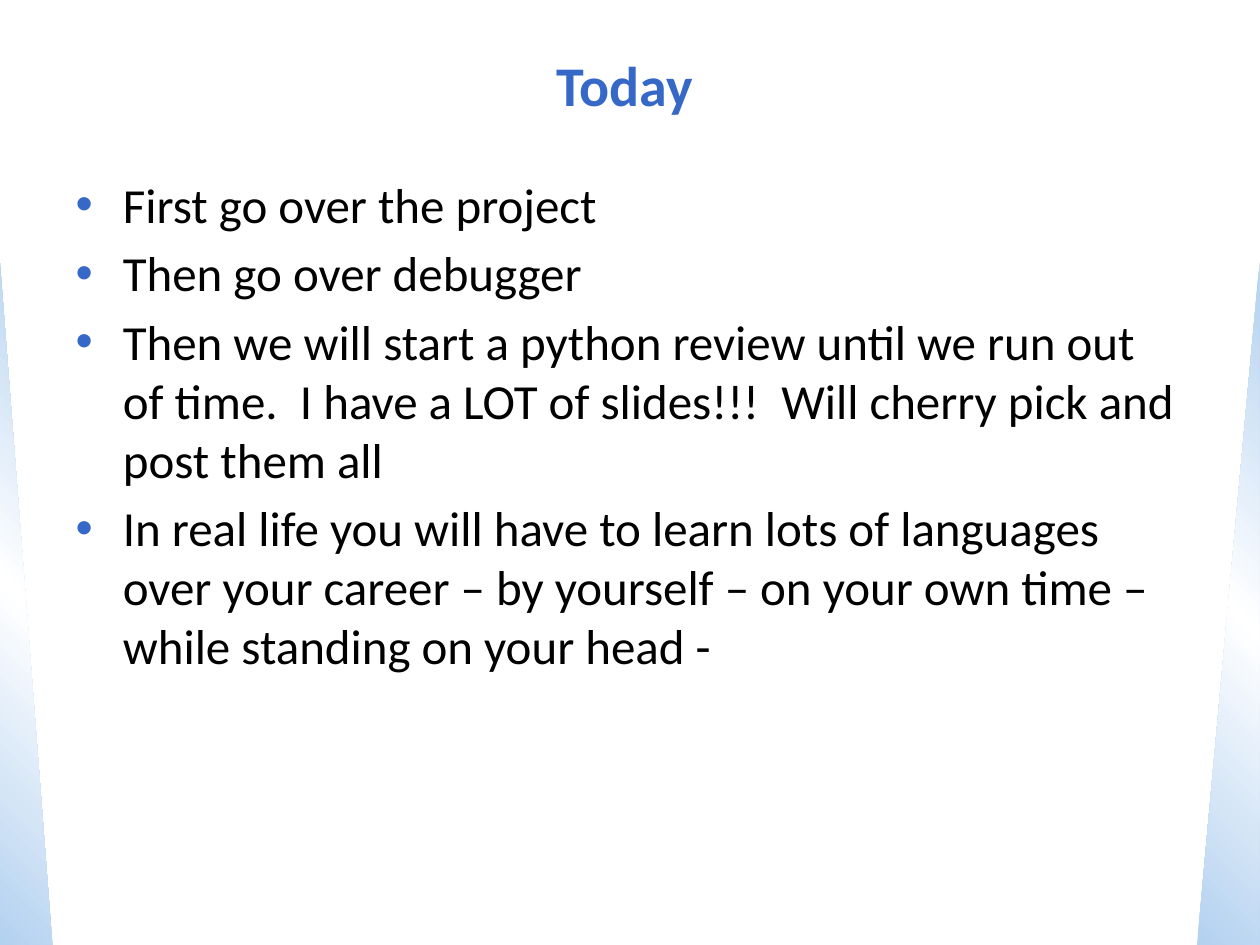
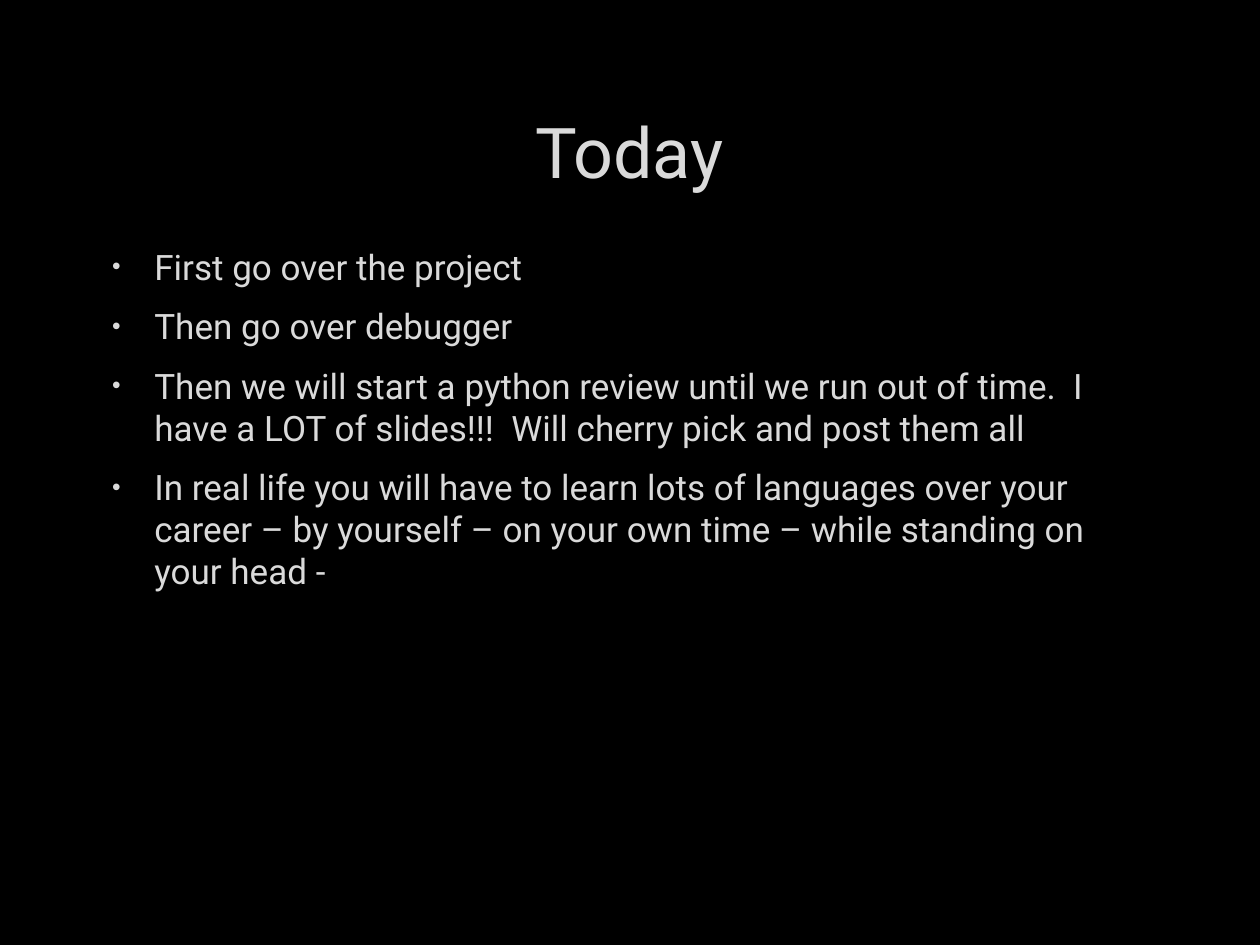
Before and after one commit to ZacharyVasey/CS3339, a slide deck: slide 4 of Lecture4.pptx. Drawn at 1260x945 pixels with LibreOffice and Linux fonts; fonts in the diff are those of the drawing; background and template pictures are left out. Boxes give left, top, right and bottom in pixels: in the first picture for what was removed or moved away, otherwise in the second. Text is boxed around its words. In the diff, an @@ line names an element or a change of style, - is before the commit and + after.

Commit message:
gimme my files this time

```diff
--- a/Lecture4.pptx
+++ b/Lecture4.pptx
@@ background #FFFFFF to picture (left out) @@
@@ title "Today" moved from (x1=557, y1=66, x2=693, y2=115) to (x1=535, y1=125, x2=723, y2=193) @@
@@ title "Today" at (x1=535, y1=125, x2=723, y2=193): size 32 to 40 pt, font Calibri to Roboto, text colour #3568C7 to #DADADA, letter outline none to #404040 0.75 pt, bold off @@
@@ text "First go over the project" moved from (x1=123, y1=189, x2=1174, y2=673) to (x1=154, y1=253, x2=1084, y2=592) @@
@@ text "First go over the project" at (x1=154, y1=253, x2=1084, y2=592): size 28 to 20 pt, font Calibri to Roboto, text colour #000000 to #DADADA, letter outline none to #404040 0.75 pt; indent changed; more space between paragraphs; bullet colour #3568C7 to #DADADA @@
@@ right triangle removed at (x1=0, y1=262, x2=53, y2=945) @@
@@ right triangle removed at (x1=1197, y1=262, x2=1260, y2=945) @@
```
Also in this commit, not shown: 26 other slides changed, 4 other files.
